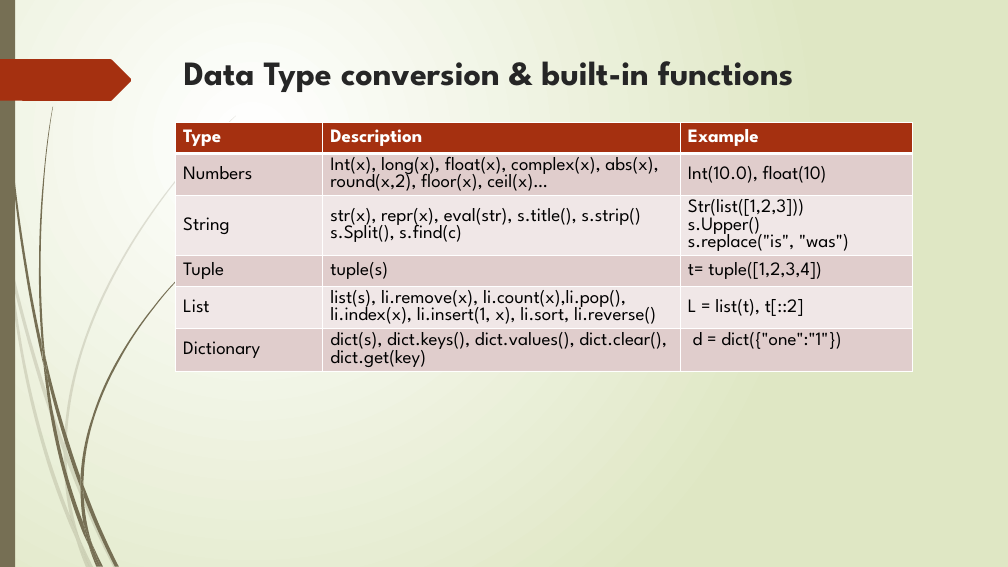
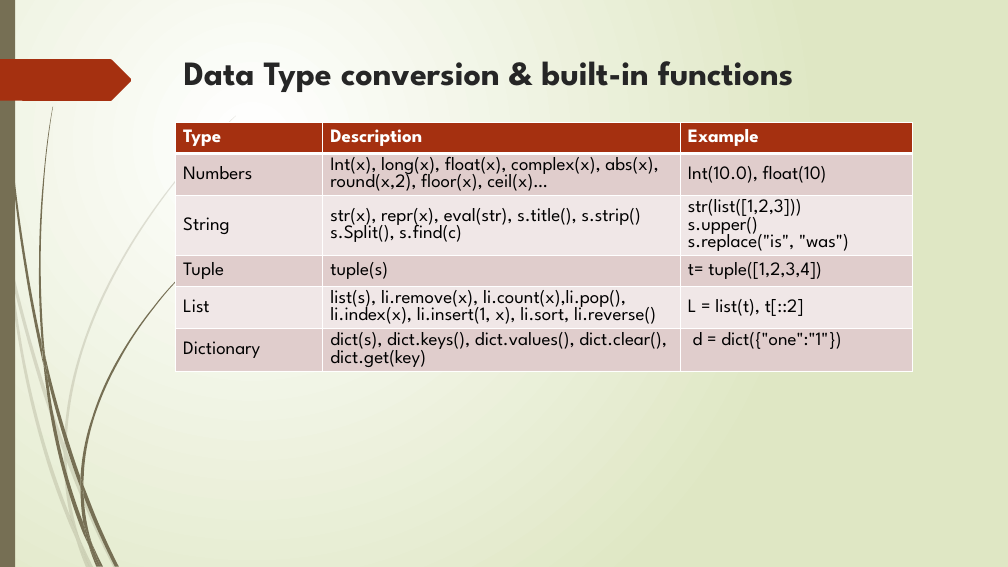
Before and after one commit to flyworker/python-automation-testing, a slide deck: slide 2 of document/course2-3.pptx. Drawn at 1008x567 pixels with LibreOffice and Linux fonts; fonts in the diff are those of the drawing. Boxes give left, top, right and bottom in pixels: in the first picture for what was removed or moved away, otherwise in the second. Text is boxed around its words. In the diff, an @@ line names an element or a change of style, - is before the commit and + after.

```diff
--- a/document/course2-3.pptx
+++ b/document/course2-3.pptx
@@ table at <box>175,123,913,441</box> @@
@@ row 3, column 3: "Str(list([1,2,3])) / s.Upper() / s.replace("is", "was")" to "str(list([1,2,3])) / s.upper() / s.replace("is", "was")" @@
```
Also in this commit, not shown: 1 other slide changed, 2 other files.
